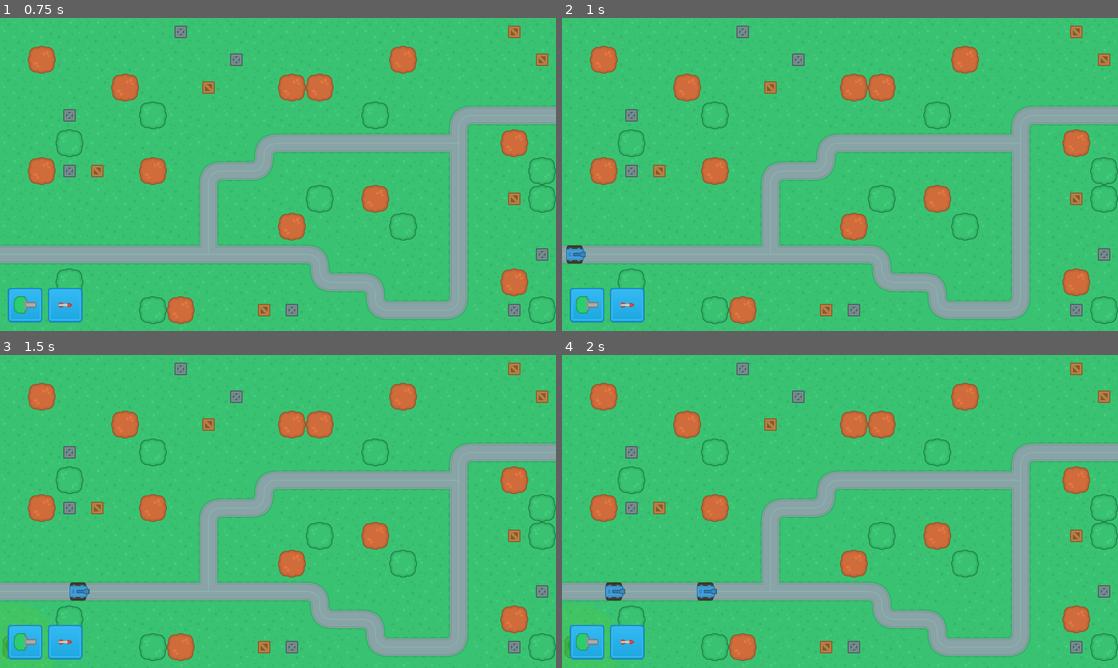
Above: before the commit, frames 1-4 (two rows, left to right).
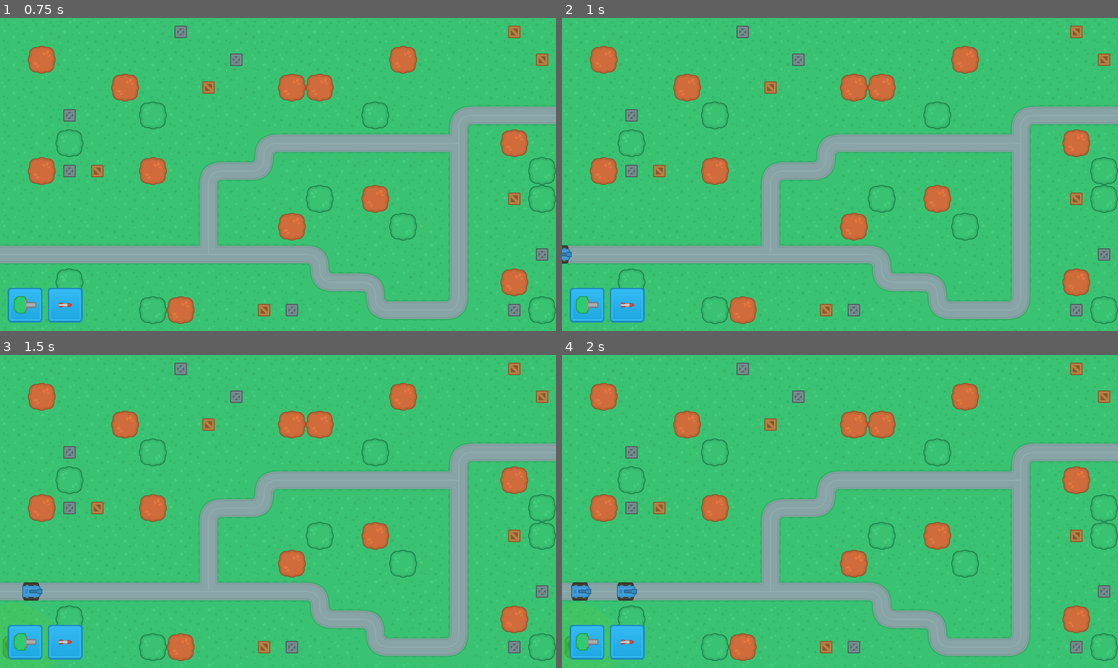
Above: after the commit, the same moments.

Repository: TenshinAkuma/Netfender
Game: Godot game, scene res://SceneHandler.tscn
Same seed, same stepped clock (60 frames per second), same inputs: the game is played once before the commit and once after it.
Inputs (mouse positions are in pixels of both pictures, inside the frame that each line leads up to):
- Up to frame 1 (0.75 s): click "New Game" at 0.5 s
- Up to frame 2 (1 s): no input
- Up to frame 3 (1.5 s): click (27, 642) at 1.25 s
- Up to frame 4 (2 s): no input

Frame 1 is identical in both runs. In frame 2, 0.2% of the frame differs, in the area x 0-5%, y 72-79%; in frame 3, 0.4%; in frame 4, 0.7%, in the area x 1-28%, y 72-79%.

Commit message:
Update BlueTank.gd

Diff:
--- a/Scenes/Enemies/BlueTank.gd
+++ b/Scenes/Enemies/BlueTank.gd
@@ -1,9 +1,9 @@
 extends PathFollow2D
 
-var speed = 5
+var speed = 150
 
 func _physics_process(delta):
 	move(delta)
 
 func move(delta):
-	set_offset(get_offset() + speed + delta)
+	set_offset(get_offset() + speed * delta)
